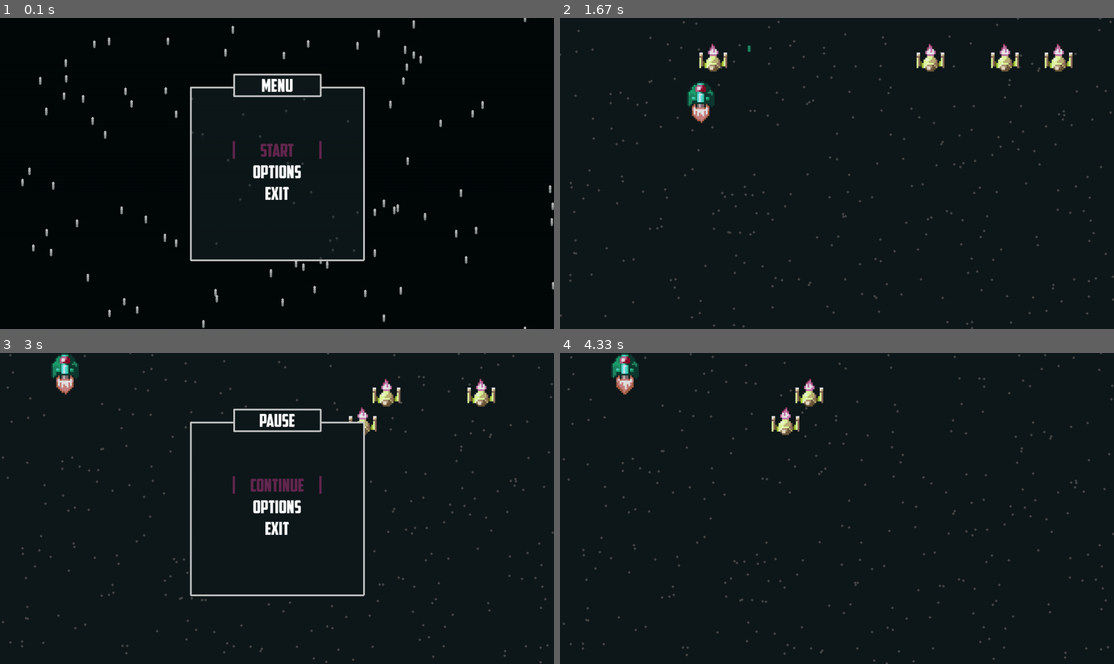
Above: before the commit, frames 1-4 (two rows, left to right).
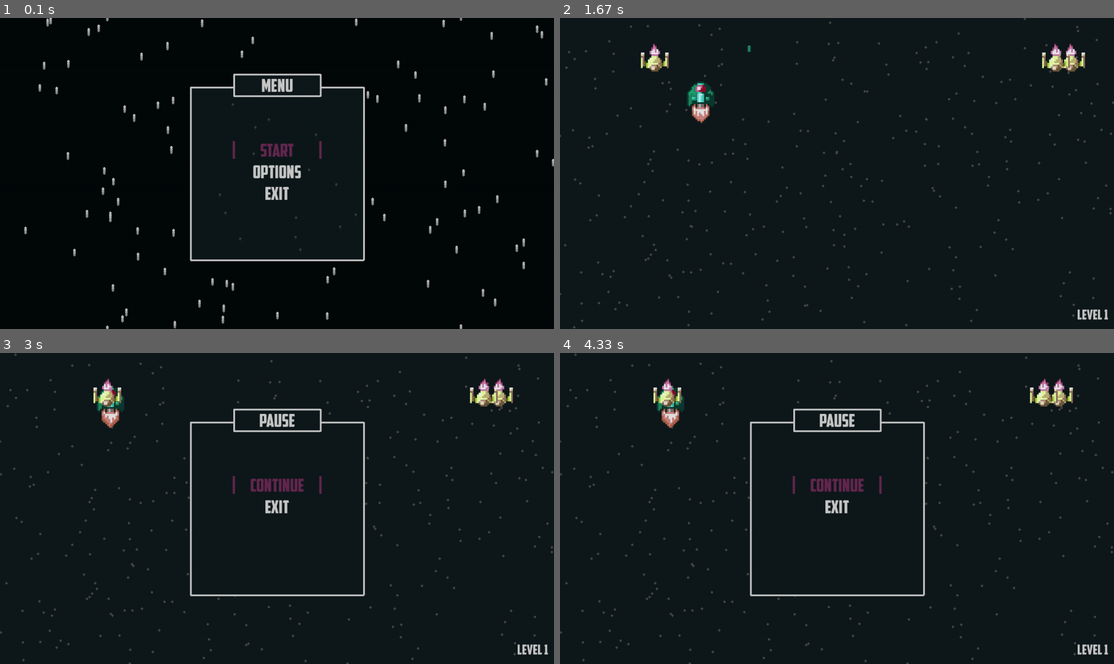
Above: after the commit, the same moments.

Repository: g-brrzzn/shootemup-Pygame
Game: pygame game, started from Game.py
The game is run twice, just before and just after one commit, with the same random seed, the same clock (stepped at 60 frames per second) and the same inputs.
Inputs:
- Up to frame 1 (0.1 s): no input
- Up to frame 2 (1.67 s): tap Enter at 0.33 s; tap Space at 0.67, 1.07, 1.37, 1.57 s; hold A 1-1.47 s; hold W 1-1.47 s; hold A from 1.5 s (still down); hold Up from 1.5 s (still down)
- Up to frame 3 (3 s): tap Space at 1.87, 2.07, 2.37 s; release A at 1.97 s; release Up at 1.97 s; hold W 2-2.47 s; tap Enter at 2.5 s; tap Esc at 2.83 s
- Up to frame 4 (4.33 s): hold Down 3.17-3.47 s; tap Space at 3.23, 3.9 s; tap Enter at 3.5, 4.23 s; hold Up 3.83-4.2 s

The runs differ from the first frame. In frame 1, 2.6% of the frame differs, in the area x 3-100%, y 0-100%; in frame 2, 3.0%; in frame 3, 3.9%; in frame 4, 5.2%, in the area x 0-100%, y 0-100%.

Commit message:
Bug fixes

Diff:
--- a/Classes.py
+++ b/Classes.py
@@ -1,34 +1,10 @@
 import pygame.image
-
 from constants.global_var import *
 from constants.global_imports import *
 
 pygame.init()
-pygame.display.set_mode(WINDOW_SIZE)
+pygame.display.set_mode(config.window_size)
 
-
-class Fall:
-    def __init__(self, quantidade):
-        self.locs = []
-        for i in range(quantidade):
-            snowloc = [randint(1, WINDOW_SIZE[0] - 1), randint(1, WINDOW_SIZE[1] - 1)]
-            self.locs.append(snowloc)
-
-    def update(self, gravity=0.3, wind=0.3):
-        for loc in self.locs:
-            loc[1] += gravity + uniform(0.1, 0.9)
-
-            if wind > 0:
-                loc[0] += wind
-            if gravity < 0:
-                if loc[1] < 0: loc[1] = WINDOW_SIZE[1]
-                if loc[0] < 0: loc[0] = WINDOW_SIZE[0]
-
-            if loc[1] > WINDOW_SIZE[1]: loc[1] = 0
-            if loc[0] > WINDOW_SIZE[0]: loc[0] = 0
-
-    def draw(self, surf, color=(70, 70, 70)):
-        [pygame.draw.circle(surf, pygame.Color(color), loc, 3) for loc in self.locs]
 
 
 class Bullet:
@@ -51,9 +27,9 @@
             elif loc[2] == 3: loc[1] += round(self.speed * dt)
             elif loc[2] == 4: loc[0] += round(self.speed * dt)
 
-            if loc[0] > WINDOW_SIZE[0] + 1: self.locs.remove(loc)
+            if loc[0] > config.window_size[0] + 1: self.locs.remove(loc)
             if loc[0] < 0 - self.rect.height: self.locs.remove(loc)
-            if loc[1] > WINDOW_SIZE[1] + 1: self.locs.remove(loc)
+            if loc[1] > config.window_size[1] + 1: self.locs.remove(loc)
             if loc[1] < 0 - self.rect.height: self.locs.remove(loc)
 
             self.rect[0] = loc[0]
@@ -72,6 +48,7 @@
     moving_down = False
     firing = False
     rect = pygame.math.Vector2()
+    life = 3
 
     def __init__(self, pos):
         self.last_time = time()
@@ -122,27 +99,34 @@
 
     def update(self, dt, last_time):
         self.last_time = last_time
-        if self.moving_right: self.rect[0] += round(self.speed * dt)
-        if self.moving_left: self.rect[0] -= round(self.speed * dt)
-        if self.moving_up: self.rect[1] -= round(self.speed * dt)
-        if self.moving_down: self.rect[1] += round(self.speed * dt)
+        if self.moving_right: self.rect[0]  +=  round(self.speed * dt)
+        if self.moving_left: self.rect[0]   -=  round(self.speed * dt)
+        if self.moving_up: self.rect[1]     -=  round(self.speed * dt)
+        if self.moving_down: self.rect[1]   +=  round(self.speed * dt)
 
         if self.firing and self.last_time - self.last_shot > self.shot_delay: self.fire(); self.last_shot = self.last_time
 
-        if self.rect[0] > WINDOW_SIZE[0] - self.rect.height: self.rect[0] = WINDOW_SIZE[0] - self.rect.height
+        if self.rect[0] > config.window_size[0] - self.rect.width: self.rect[0] = config.window_size[0] - self.rect.width
         if self.rect[0] < 0: self.rect[0] = 0
-        if self.rect[1] > WINDOW_SIZE[1] - self.rect.height: self.rect[1] = WINDOW_SIZE[1] - self.rect.height
+        if self.rect[1] > config.window_size[1] - self.rect.height: self.rect[1] = config.window_size[1] - self.rect.height
         if self.rect[1] < 0: self.rect[1] = 0
+
+        for e in Enemy1.instancelist:
+            if self.rect.x - self.rect.width/2 < e.rect.x < self.rect.x + self.rect.width/2 and self.rect.y - self.rect.height/2 < e.rect.y < self.rect.y + self.rect.height/2:
+                self.life -= 1
 
         self.animate()
 
     def draw(self, surf):
         surf.blit(self.image, self.rect)
 
+    def getLife(self):       return self.life
+    def setLife(self, life): self.life = life
+
 
 class Enemy1:  # Placeholder enemy
     instancelist = []
-    speed = WINDOW_SIZE[1] * 0.004
+    speed = config.window_size[1] * 0.004
 
     def __init__(self, pos):
         self.x, self.y = pos
@@ -172,7 +156,7 @@
                 Bullet.locs.remove(bloc)
 
     def move(self, dt):
-        if randint(0, 2000) < 1:
+        if randint(0, 2000) < 2:
             self.y_direction = True
             self.old_y = self.y
         if self.y_direction:
@@ -182,7 +166,7 @@
         else:
             if self.direction:
                 self.x += self.speed * dt
-                if self.x > WINDOW_SIZE[0]-100:
+                if self.x > config.window_size[0]-100:
                     self.direction = False
             else:
                 self.x -= self.speed * dt
@@ -205,6 +189,6 @@
     @staticmethod
     def spawn_enemy(n):
         for i in range(1, n):
-            x = randint(0, WINDOW_SIZE[0])
-            y = WINDOW_SIZE[1]/2 - 300
+            x = randint(0, config.window_size[0])
+            y = config.window_size[1]/2 - 300
             Enemy1((x, y))
--- a/Game.py
+++ b/Game.py
@@ -10,8 +10,8 @@
 
 pygame.init()
 clock = pygame.time.Clock()
-if SET_FULLSCREEN: screen = pygame.display.set_mode(WINDOW_SIZE, pygame.FULLSCREEN)
-else: screen = pygame.display.set_mode(WINDOW_SIZE)
+if config.set_fullscreen:   screen = pygame.display.set_mode(config.window_size, pygame.FULLSCREEN, vsync=True)
+else:                       screen = pygame.display.set_mode(config.window_size, vsync=True)
 
 last_time = time()
 
@@ -20,7 +20,7 @@
     level = 1
     def __init__(self, screen=screen):
         super().__init__()
-        self.player = Player((WINDOW_SIZE[0] / 2, (WINDOW_SIZE[1] / 2)+150))
+        self.player = Player((config.window_size[0] / 2, (config.window_size[1] / 2)+150))
         self.background_fall = Fall(300)
         self.bullets = Bullet(self.player.rect[0] + SPRITE_SIZE, self.player.rect[1] + SPRITE_SIZE / 2, 5)
         self.next_state = "Pause"
@@ -43,7 +43,6 @@
             self.player.get_input_keyup(event)
 
     def update(self, surf=screen):
-        if SHOW_FPS: text(FRAME_RATE, 30, 30)
         dt, self.last_time = delta_time(self.last_time)
         self.bullets.update(dt, surf)
         self.player.update(dt, self.last_time)
@@ -53,15 +52,18 @@
             self.level += 1
             Enemy1.spawn_enemy(self.level * 5)
             self.level_done = True
+        if not Player.getLife(self.player):
+            self.next_state = "Death"
+            Player.setLife(self.player, 3)
+            self.done = True
 
     def draw(self, surf=screen):
-        if SHOW_FPS:
-            text(f'FPS: {(int(clock.get_fps()))}', 50, 30, original_font=False)
-        text(f'Level {self.level}', WINDOW_SIZE[0]-50, WINDOW_SIZE[1]-30, original_font=False)
-
         vertical(surf, False, BACKGROUND_COLOR_GAME_1, BACKGROUND_COLOR_GAME_2)
         self.background_fall.draw(surf)
         self.player.draw(surf)
+        text(f'Level {self.level}', config.window_size[0] - 50, config.window_size[1] - 30, original_font=False)
+        if config.show_fps:
+            text(f'FPS: {(int(clock.get_fps()))}', 50, 30, original_font=False)
 
 
 class GameRunner(object):
--- a/constants/global_func.py
+++ b/constants/global_func.py
@@ -2,12 +2,12 @@
 from constants.global_imports import *
 
 pygame.init()
-screen = pygame.display.set_mode(WINDOW_SIZE)
+screen = pygame.display.set_mode(config.window_size)
 font = pygame.font.Font('assets/American Captain.ttf', 42)
 gameplay_font = pygame.font.Font('assets/American Captain.ttf', 32)
 
 
-def text(string, x, y, color=(255, 255, 255), original_font=True):
+def text(string, x, y, color=(200, 200, 200), original_font=True):
     string = str(string)
     if original_font: info = font.render(string, True, color)
     else:             info = gameplay_font.render(string, True, color)
@@ -28,13 +28,20 @@
     return dt, last_time
 
 
+def find_key_by_value(dict, target_value):
+    for key, value in dict.items():
+        if value == target_value:
+            return key
+    return None
+
+
 def vertical(surf, is_square=True, start_color=BACKGROUND_COLOR_1, end_color=BACKGROUND_COLOR_2):
     if not is_square:
-        size = WINDOW_SIZE
+        size = config.window_size
         axis_x, axis_y = 0, 0
     else:
         size = (400, 400)
-        center = (WINDOW_SIZE[0] / 2, WINDOW_SIZE[1] / 2)
+        center = (config.window_size[0] / 2, config.window_size[1] / 2)
         x, y = center
         axis_x = x - size[0] / 2
         axis_y = y - size[1] / 2
@@ -58,42 +65,68 @@
     surf.blit(v, (axis_x, axis_y))
 
 
+class Fall:
+    def __init__(self, quantidade):
+        self.locs = []
+        for i in range(quantidade):
+            snowloc = [randint(1, config.window_size[0] - 1), randint(1, config.window_size[1] - 1)]
+            self.locs.append(snowloc)
+
+    def update(self, gravity=0.3, wind=0.3):
+        for loc in self.locs:
+            loc[1] += gravity + uniform(0.1, 0.9)
+
+            if wind > 0:
+                loc[0] += wind
+            if gravity < 0:
+                if loc[1] < 0: loc[1] = config.window_size[1]
+                if loc[0] < 0: loc[0] = config.window_size[0]
+
+            if loc[1] > config.window_size[1]: loc[1] = 0
+            if loc[0] > config.window_size[0]: loc[0] = 0
+
+    def draw(self, surf, color=(70, 70, 70)):
+        [pygame.draw.circle(surf, pygame.Color(color), loc, 3) for loc in self.locs]
+
+
+
+
 def MenuMaker(options, title, selected, surf):
     vertical(surf)
     for i in range(200):
         pygame.draw.line(surf, BACKGROUND_COLOR_MENU_1,
-                         (WINDOW_SIZE[0] / 2 - 100 + i, WINDOW_SIZE[1] / 2 - 179),      # Title background
-                         (WINDOW_SIZE[0] / 2 - 100 + i, WINDOW_SIZE[1] / 2 - 230), 4)   # Title background
-    text(title, WINDOW_SIZE[0] / 2, WINDOW_SIZE[1] / 2 - 200)
+                         (config.window_size[0] / 2 - 100 + i, config.window_size[1] / 2 - 179),      # Title background
+                         (config.window_size[0] / 2 - 100 + i, config.window_size[1] / 2 - 230), 4)   # Title background
+    text(title, config.window_size[0] / 2, config.window_size[1] / 2 - 200)
 
     pygame.draw.line(surf, (200, 200, 200),
-                     (WINDOW_SIZE[0] / 2 - 100, WINDOW_SIZE[1] / 2 - 180),      # Title Bottom outline
-                     (WINDOW_SIZE[0] / 2 + 100, WINDOW_SIZE[1] / 2 - 180), 4)   # Title Bottom outline
+                     (config.window_size[0] / 2 - 100, config.window_size[1] / 2 - 180),      # Title Bottom outline
+                     (config.window_size[0] / 2 + 100, config.window_size[1] / 2 - 180), 4)   # Title Bottom outline
     pygame.draw.line(surf, (200, 200, 200),
-                     (WINDOW_SIZE[0] / 2 + 100, WINDOW_SIZE[1] / 2 - 179),      # Title Top-left outline
-                     (WINDOW_SIZE[0] / 2 + 100, WINDOW_SIZE[1] / 2 - 230), 4)   # Title Top-left outline
+                     (config.window_size[0] / 2 + 100, config.window_size[1] / 2 - 179),      # Title Top-left outline
+                     (config.window_size[0] / 2 + 100, config.window_size[1] / 2 - 230), 4)   # Title Top-left outline
     pygame.draw.line(surf, (200, 200, 200),
-                     (WINDOW_SIZE[0] / 2 - 100, WINDOW_SIZE[1] / 2 - 179),      # Title Top-right outline
-                     (WINDOW_SIZE[0] / 2 - 100, WINDOW_SIZE[1] / 2 - 230), 4)   # Title Top-right outline
+                     (config.window_size[0] / 2 - 100, config.window_size[1] / 2 - 179),      # Title Top-right outline
+                     (config.window_size[0] / 2 - 100, config.window_size[1] / 2 - 230), 4)   # Title Top-right outline
     pygame.draw.line(surf, (200, 200, 200),
-                     (WINDOW_SIZE[0] / 2 - 100, WINDOW_SIZE[1] / 2 - 230),      # Title Top outline
-                     (WINDOW_SIZE[0] / 2 + 100, WINDOW_SIZE[1] / 2 - 230), 4)   # Title Top outline
+                     (config.window_size[0] / 2 - 100, config.window_size[1] / 2 - 230),      # Title Top outline
+                     (config.window_size[0] / 2 + 100, config.window_size[1] / 2 - 230), 4)   # Title Top outline
 
     pygame.draw.line(surf, (200, 200, 200),
-                     (WINDOW_SIZE[0] / 2 + 100, WINDOW_SIZE[1] / 2 - 200),      # Top-right outline
-                     (WINDOW_SIZE[0] / 2 + 200, WINDOW_SIZE[1] / 2 - 200), 4)   # Top-right outline
+                     (config.window_size[0] / 2 + 100, config.window_size[1] / 2 - 200),      # Top-right outline
+                     (config.window_size[0] / 2 + 200, config.window_size[1] / 2 - 200), 4)   # Top-right outline
     pygame.draw.line(surf, (200, 200, 200),
-                     (WINDOW_SIZE[0] / 2 - 100, WINDOW_SIZE[1] / 2 - 200),      # Top-left outline
-                     (WINDOW_SIZE[0] / 2 - 200, WINDOW_SIZE[1] / 2 - 200), 4)   # Top-left outline
+                     (config.window_size[0] / 2 - 100, config.window_size[1] / 2 - 200),      # Top-left outline
+                     (config.window_size[0] / 2 - 200, config.window_size[1] / 2 - 200), 4)   # Top-left outline
     pygame.draw.line(surf, (200, 200, 200),
-                     (WINDOW_SIZE[0] / 2 + 200, WINDOW_SIZE[1] / 2 - 200),      # Left outline
-                     (WINDOW_SIZE[0] / 2 + 200, WINDOW_SIZE[1] / 2 + 200), 4)   # Left outline
+                     (config.window_size[0] / 2 + 200, config.window_size[1] / 2 - 200),      # Left outline
+                     (config.window_size[0] / 2 + 200, config.window_size[1] / 2 + 200), 4)   # Left outline
     pygame.draw.line(surf, (200, 200, 200),
-                     (WINDOW_SIZE[0] / 2 - 200, WINDOW_SIZE[1] / 2 - 200),      # Right outline
-                     (WINDOW_SIZE[0] / 2 - 200, WINDOW_SIZE[1] / 2 + 200), 4)   # Right outline
+                     (config.window_size[0] / 2 - 200, config.window_size[1] / 2 - 200),      # Right outline
+                     (config.window_size[0] / 2 - 200, config.window_size[1] / 2 + 200), 4)   # Right outline
     pygame.draw.line(surf, (200, 200, 200),
-                     (WINDOW_SIZE[0] / 2 - 200, WINDOW_SIZE[1] / 2 + 200),      # Bottom outline
-                     (WINDOW_SIZE[0] / 2 + 200, WINDOW_SIZE[1] / 2 + 200), 4)   # Bottom outline
+                     (config.window_size[0] / 2 - 200, config.window_size[1] / 2 + 200),      # Bottom outline
+                     (config.window_size[0] / 2 + 200, config.window_size[1] / 2 + 200), 4)   # Bottom outline
 
     if len(options) >= 4: y_gap = 90
     elif len(options) >= 6: y_gap = 120
@@ -101,15 +134,15 @@
 
     for option in options:
         if selected == options.index(option):
-            text(option, WINDOW_SIZE[0] / 2, (WINDOW_SIZE[1] / 2 - y_gap) + 50 * options.index(option), (100, 40, 80))
+            text(option, config.window_size[0] / 2, (config.window_size[1] / 2 - y_gap) + 50 * options.index(option), (100, 40, 80))
             if len(option) < 10:
-                text('|', WINDOW_SIZE[0] / 2 + 100, (WINDOW_SIZE[1] / 2 - y_gap - 5) + 50 * options.index(option), (100, 40, 80))
-                text('|', WINDOW_SIZE[0] / 2 - 100, (WINDOW_SIZE[1] / 2 - y_gap - 5) + 50 * options.index(option), (100, 40, 80))
+                text('|', config.window_size[0] / 2 + 100, (config.window_size[1] / 2 - y_gap - 5) + 50 * options.index(option), (100, 40, 80))
+                text('|', config.window_size[0] / 2 - 100, (config.window_size[1] / 2 - y_gap - 5) + 50 * options.index(option), (100, 40, 80))
             elif len(option) < 20:
-                text('|', WINDOW_SIZE[0] / 2 + 150, (WINDOW_SIZE[1] / 2 - y_gap - 5) + 50 * options.index(option), (100, 40, 80))
-                text('|', WINDOW_SIZE[0] / 2 - 150, (WINDOW_SIZE[1] / 2 - y_gap - 5) + 50 * options.index(option), (100, 40, 80))
+                text('|', config.window_size[0] / 2 + 150, (config.window_size[1] / 2 - y_gap - 5) + 50 * options.index(option), (100, 40, 80))
+                text('|', config.window_size[0] / 2 - 150, (config.window_size[1] / 2 - y_gap - 5) + 50 * options.index(option), (100, 40, 80))
             else:
-                text('|', WINDOW_SIZE[0] / 2 + 180, (WINDOW_SIZE[1] / 2 - y_gap - 5) + 50 * options.index(option), (100, 40, 80))
-                text('|', WINDOW_SIZE[0] / 2 - 180, (WINDOW_SIZE[1] / 2 - y_gap - 5) + 50 * options.index(option), (100, 40, 80))
+                text('|', config.window_size[0] / 2 + 180, (config.window_size[1] / 2 - y_gap - 5) + 50 * options.index(option), (100, 40, 80))
+                text('|', config.window_size[0] / 2 - 180, (config.window_size[1] / 2 - y_gap - 5) + 50 * options.index(option), (100, 40, 80))
         else:
-            text(option, WINDOW_SIZE[0] / 2, (WINDOW_SIZE[1] / 2 - y_gap) + 50 * options.index(option))
+            text(option, config.window_size[0] / 2, (config.window_size[1] / 2 - y_gap) + 50 * options.index(option))
--- a/constants/global_var.py
+++ b/constants/global_var.py
@@ -1,15 +1,44 @@
 import pygame
 
-FHD = (1920, 1080)
-HD = (1280, 720)
-XGA = (1024, 768)
-QHD = (960, 540)
-SVGA = (800, 600)
-ALL_RES = [SVGA,  QHD, XGA, HD, FHD]
 
-WINDOW_SIZE = HD
-SET_FULLSCREEN = False
-SHOW_FPS = False
+class Configs:
+    def __init__(self):
+        FHD =   (1920, 1080)
+        HD =    (1280, 720)
+        XGA =   (1024, 768)
+        QHD =   (960, 540)
+        SVGA =  (800, 600)
+        self.RESOLUTIONS = [SVGA, QHD, XGA, HD, FHD]
+        self.SHOW_FPS = False
+        self.SET_FULLSCREEN = False
+        self.WINDOW_SIZE = self.RESOLUTIONS[3]
+
+    @property
+    def show_fps(self):
+        return self.SHOW_FPS
+
+    @show_fps.setter
+    def show_fps(self, show):
+        self.SHOW_FPS = bool(show)
+
+    @property
+    def set_fullscreen(self):
+        return self.SET_FULLSCREEN
+
+    @set_fullscreen.setter
+    def set_fullscreen(self, set):
+        self.SET_FULLSCREEN = bool(set)
+
+    @property
+    def window_size(self):
+        return self.WINDOW_SIZE
+
+    @window_size.setter
+    def window_size(self, size):
+        self.WINDOW_SIZE = size
+
+
+config = Configs()
 
 FRAME_RATE = 75
 SPRITE_SIZE = 16
@@ -19,17 +48,17 @@
 BACKGROUND_COLOR_1 = (15, 25, 27, 200)
 BACKGROUND_COLOR_2 = (15, 25, 27, 200)
 
-BACKGROUND_COLOR_GAME_1 =(BACKGROUND_COLOR_1[0], BACKGROUND_COLOR_1[1], BACKGROUND_COLOR_1[2], 255)
-BACKGROUND_COLOR_GAME_2 =(BACKGROUND_COLOR_2[0], BACKGROUND_COLOR_2[1], BACKGROUND_COLOR_2[2], 255)
+BACKGROUND_COLOR_GAME_1 = (BACKGROUND_COLOR_1[0], BACKGROUND_COLOR_1[1], BACKGROUND_COLOR_1[2], 255)
+BACKGROUND_COLOR_GAME_2 = (BACKGROUND_COLOR_2[0], BACKGROUND_COLOR_2[1], BACKGROUND_COLOR_2[2], 255)
 
 BACKGROUND_COLOR_MENU_1 = (BACKGROUND_COLOR_1[0], BACKGROUND_COLOR_1[1], BACKGROUND_COLOR_1[2], 20)
 BACKGROUND_COLOR_MENU_2 = (BACKGROUND_COLOR_2[0], BACKGROUND_COLOR_2[1], BACKGROUND_COLOR_2[2], 20)
 CONTROLS = {
-    'UP': [pygame.K_w, pygame.K_UP],
-    'DOWN': [pygame.K_s, pygame.K_DOWN],
-    'RIGHT': [pygame.K_d, pygame.K_LEFT],
-    'LEFT': [pygame.K_a, pygame.K_RIGHT],
-    'FIRE': [pygame.K_SPACE],
-    'START': [pygame.K_RETURN],
-    'ESC': [pygame.K_ESCAPE]
+    'UP':       [pygame.K_w, pygame.K_UP],
+    'DOWN':     [pygame.K_s, pygame.K_DOWN],
+    'RIGHT':    [pygame.K_d, pygame.K_LEFT],
+    'LEFT':     [pygame.K_a, pygame.K_RIGHT],
+    'FIRE':     [pygame.K_SPACE],
+    'START':    [pygame.K_RETURN],
+    'ESC':      [pygame.K_ESCAPE]
 }
--- a/states/DeathScreen.py
+++ b/states/DeathScreen.py
@@ -2,7 +2,6 @@
 from constants.global_imports import *
 from constants.global_var import *
 from constants.global_func import *
-from Classes import Fall
 
 class Exit(GameState):
     def __init__(self):
--- a/states/Menu.py
+++ b/states/Menu.py
@@ -2,12 +2,12 @@
 from constants.global_func import *
 from constants.global_imports import *
 from constants.global_var import *
-from Classes import Fall
+from constants.global_func import Fall
 
 
 pygame.init()
-screen = pygame.display.set_mode(WINDOW_SIZE)
-font = pygame.font.Font('assets/American Captain.ttf', 42)
+screen = pygame.display.set_mode(config.window_size)
+
 
 class Menu(GameState):
     def __init__(self):
--- a/states/Options.py
+++ b/states/Options.py
@@ -2,11 +2,7 @@
 from constants.global_imports import *
 from constants.global_var import *
 from constants.global_func import *
-from Classes import Fall
 
-global SHOW_FPS
-global SET_FULLSCREEN
-global WINDOW_SIZE
 
 class Options(GameState):
     def __init__(self):
@@ -15,14 +11,14 @@
 
     def start(self):
         self.selected = 0
-        self.config_res = WINDOW_SIZE
+        self.config_res = config.window_size
 
 
     def update(self, surf=screen):
         self.fall.update(-3, 0)
         vertical(surf, False, BACKGROUND_COLOR_MENU_1, BACKGROUND_COLOR_MENU_2)
-        self.options = [f'RESOLUTION - {self.config_res}', f'SHOW FPS: {bool2Switch(SHOW_FPS)}',
-                        f'FULLSCREEN: {bool2Switch(SET_FULLSCREEN)}', 'APPLY RESOLUTION', 'BACK']
+        self.options = [f'RESOLUTION - {self.config_res}', f'SHOW FPS: {bool2Switch(config.show_fps)}',
+                        f'FULLSCREEN: {bool2Switch(config.set_fullscreen)}', 'APPLY RESOLUTION', 'BACK']
         MenuMaker(self.options, __class__.__name__, self.selected, surf)
 
     def get_event(self, event):
@@ -41,30 +37,32 @@
 
             if event.key in CONTROLS['RIGHT']:
                 if self.selected == 0:
-                    selec = ALL_RES.index(self.config_res)
-                    if selec == 0: self.config_res = ALL_RES[0]
-                    else: self.config_res = ALL_RES[selec - 1]; selec -= 1
+                    selec = config.RESOLUTIONS.index(self.config_res)
+                    if selec == 0: self.config_res = config.RESOLUTIONS[0]
+                    else: self.config_res = config.RESOLUTIONS[selec - 1]; selec -= 1
 
             if event.key in CONTROLS['LEFT']:
                 if self.selected == 0:
-                    selec = ALL_RES.index(self.config_res)
-                    if selec == len(ALL_RES) - 1: self.config_res = ALL_RES[len(ALL_RES) - 1]
-                    else: self.config_res = ALL_RES[selec + 1]; selec += 1
-            WINDOW_SIZE = self.config_res
+                    selec = config.RESOLUTIONS.index(self.config_res)
+                    if selec == len(config.RESOLUTIONS) - 1: self.config_res = config.RESOLUTIONS[len(config.RESOLUTIONS) - 1]
+                    else: self.config_res = config.RESOLUTIONS[selec + 1]; selec += 1
+            config.window_size = self.config_res
             if event.key in CONTROLS['START']:
                 if self.selected == 0:
                     pass
                 elif self.selected == 1:
                     # SHOW_FPS = not SHOW_FPS
                     print("\"Show FPS\" is not available in this version ")
+                    config.show_fps = not config.show_fps
                 elif self.selected == 2:
                     # SET_FULLSCREEN = not SET_FULLSCREEN
                     print("\"Set Fullscreen\" is not available in this version ")
+                    config.set_fullscreen = not config.set_fullscreen
                 elif self.selected == 3:
-                    if WINDOW_SIZE != (1280, 720):
+                    if config.window_size != (1280, 720):
                         print("Resolution config is not available in this version, please come back to the 720p")
-                    if SET_FULLSCREEN: screen = pygame.display.set_mode(WINDOW_SIZE, pygame.FULLSCREEN)
-                    else: screen = pygame.display.set_mode(WINDOW_SIZE)
+                    if config.set_fullscreen:   screen = pygame.display.set_mode(config.window_size, pygame.FULLSCREEN)
+                    else:                       screen = pygame.display.set_mode(config.window_size)
                 elif self.selected == 4:
                     self.next_state = 'Menu'
                     self.done = True
--- a/states/Pause.py
+++ b/states/Pause.py
@@ -51,18 +51,18 @@
         self.selected = 0
 
     def update(self, surf=screen):
-        MenuMaker(['CONTINUE', 'OPTIONS', 'EXIT'], __class__.__name__, self.selected, surf)
+        MenuMaker(['CONTINUE', 'EXIT'], __class__.__name__, self.selected, surf)
 
     def get_event(self, event):
         if event.type == KEYDOWN:
             if event.key in CONTROLS['DOWN']:
-                if self.selected == 2:
+                if self.selected == 1:
                     self.selected = 0
                 else:
                     self.selected += 1
             if event.key in CONTROLS['UP']:
                 if self.selected == 0:
-                    self.selected = 2
+                    self.selected = 1
                 else:
                     self.selected -= 1
             if event.key in CONTROLS['START']:
@@ -70,10 +70,6 @@
                     self.next_state = 'Game'
                     self.done = True
                 elif self.selected == 1:
-                    # self.next_state = 'GameOptions'
-                    # self.done = True
-                    print("Ingame Options not available in this version")
-                elif self.selected == 2:
                     self.next_state = 'Exit'
                     self.done = True
             if event.key == K_ESCAPE:
